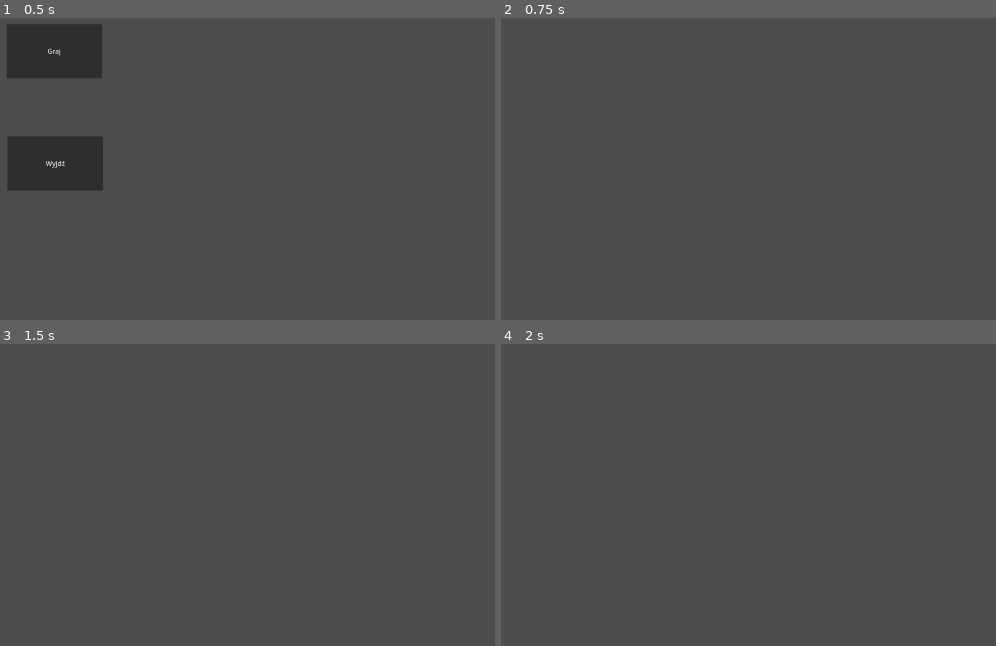
Above: before the commit, frames 1-4 (two rows, left to right).
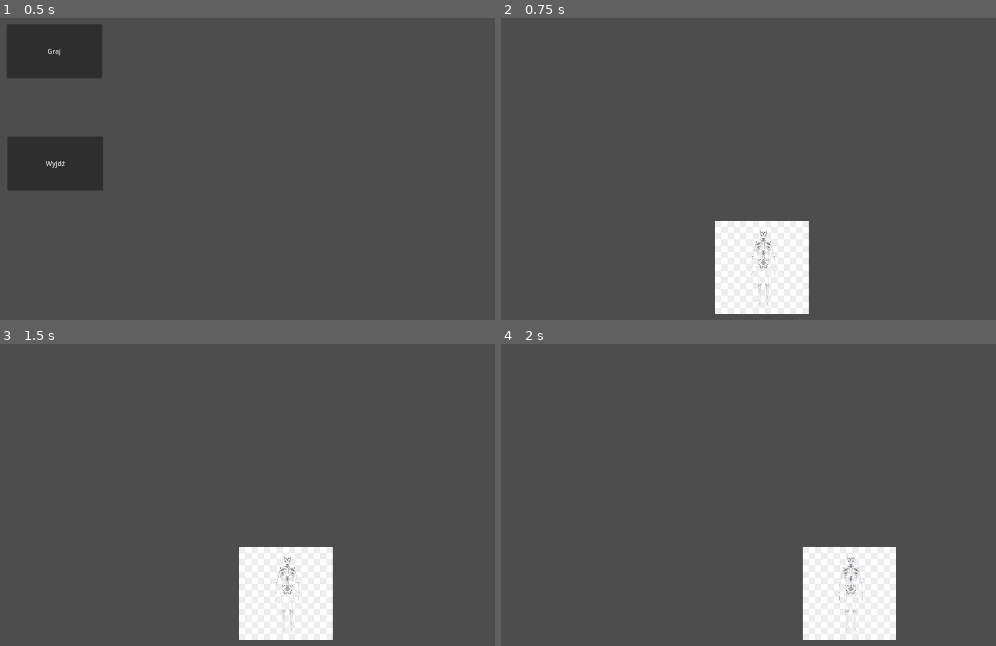
Above: after the commit, the same moments.

Repository: SonSku/CriticalFailureOr1Place
Game: Godot game, scene res://Scenes/intro.tscn
Same seed, same stepped clock (60 frames per second), same inputs: the game is played once before the commit and once after it.
Inputs:
- Up to frame 1 (0.5 s): no input
- Up to frame 2 (0.75 s): click "Graj" at 0.5 s
- Up to frame 3 (1.5 s): tap Enter at 1.25 s; hold Right (ui_right) from 1.28 s (still down)
- Up to frame 4 (2 s): keep holding Right (ui_right)

Frame 1 is identical in both runs. In frame 2, 5.8% of the frame differs, in the area x 43-63%, y 67-99%; in frame 3, 5.8%; in frame 4, 5.8%.

Commit message:
wolking szkielet

Diff:
--- a/placeholder/Scenes/game.tscn
+++ b/placeholder/Scenes/game.tscn
@@ -1,3 +1,17 @@
-[gd_scene format=3 uid="uid://dxafxfgh73apa"]
+[gd_scene load_steps=3 format=3 uid="uid://dxafxfgh73apa"]
+
+[ext_resource type="PackedScene" uid="uid://ck6wme2v28727" path="res://Scenes/skeleton.tscn" id="1_q6oym"]
+
+[sub_resource type="WorldBoundaryShape2D" id="WorldBoundaryShape2D_ldjo2"]
+distance = -246.0
 
 [node name="Game" type="Node2D"]
+
+[node name="Skeleton" parent="." instance=ExtResource("1_q6oym")]
+
+[node name="Camera2D" type="Camera2D" parent="."]
+
+[node name="StaticBody2D" type="StaticBody2D" parent="."]
+
+[node name="CollisionShape2D" type="CollisionShape2D" parent="StaticBody2D"]
+shape = SubResource("WorldBoundaryShape2D_ldjo2")
--- a/placeholder/Scenes/skeleton.tscn
+++ b/placeholder/Scenes/skeleton.tscn
@@ -1,8 +1,33 @@
-[gd_scene load_steps=2 format=3 uid="uid://ck6wme2v28727"]
+[gd_scene load_steps=6 format=3 uid="uid://ck6wme2v28727"]
+
+[ext_resource type="Script" path="res://Scripts/skeleton.gd" id="1_vaapv"]
+[ext_resource type="Texture2D" uid="uid://dcheo4rtyaqnc" path="res://Assets/skeletor.png" id="2_p4nys"]
+
+[sub_resource type="AtlasTexture" id="AtlasTexture_m067i"]
+atlas = ExtResource("2_p4nys")
+region = Rect2(0, 0, 225, 225)
 
 [sub_resource type="SpriteFrames" id="SpriteFrames_yw53m"]
+animations = [{
+"frames": [{
+"duration": 1.0,
+"texture": SubResource("AtlasTexture_m067i")
+}],
+"loop": true,
+"name": &"default",
+"speed": 5.0
+}]
+
+[sub_resource type="RectangleShape2D" id="RectangleShape2D_qilhh"]
+size = Vector2(223, 224)
 
 [node name="Skeleton" type="CharacterBody2D"]
+script = ExtResource("1_vaapv")
 
 [node name="AnimatedSprite2D" type="AnimatedSprite2D" parent="."]
+position = Vector2(114, 113)
 sprite_frames = SubResource("SpriteFrames_yw53m")
+
+[node name="CollisionShape2D" type="CollisionShape2D" parent="."]
+position = Vector2(114.5, 113)
+shape = SubResource("RectangleShape2D_qilhh")
--- /dev/null
+++ b/placeholder/Scripts/skeleton.gd
@@ -0,0 +1,17 @@
+extends CharacterBody2D
+
+
+const SPEED = 300.0
+const JUMP_VELOCITY = -400.0
+
+
+func _physics_process(delta: float) -> void:
+	# Get the input direction and handle the movement/deceleration.
+	# As good practice, you should replace UI actions with custom gameplay actions.
+	var direction := Input.get_axis("ui_left", "ui_right")
+	if direction:
+		velocity.x = direction * SPEED
+	else:
+		velocity.x = move_toward(velocity.x, 0, SPEED)
+
+	move_and_slide()
Binary file added: placeholder/Assets/skeletor.png
